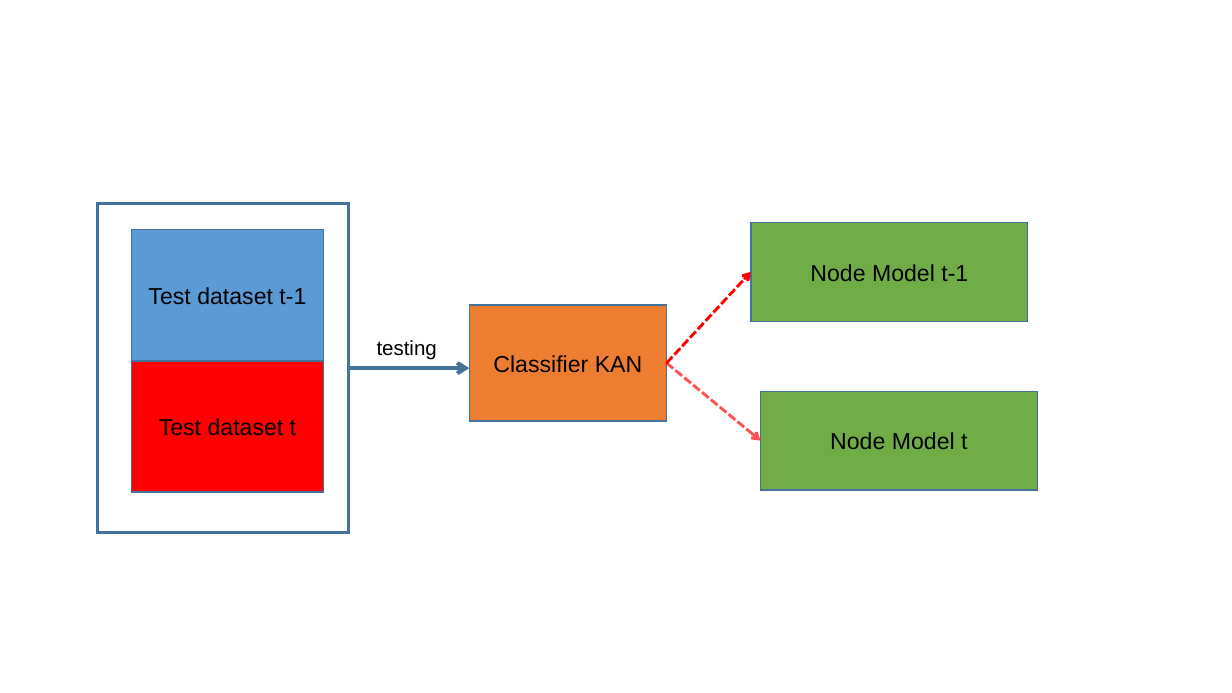
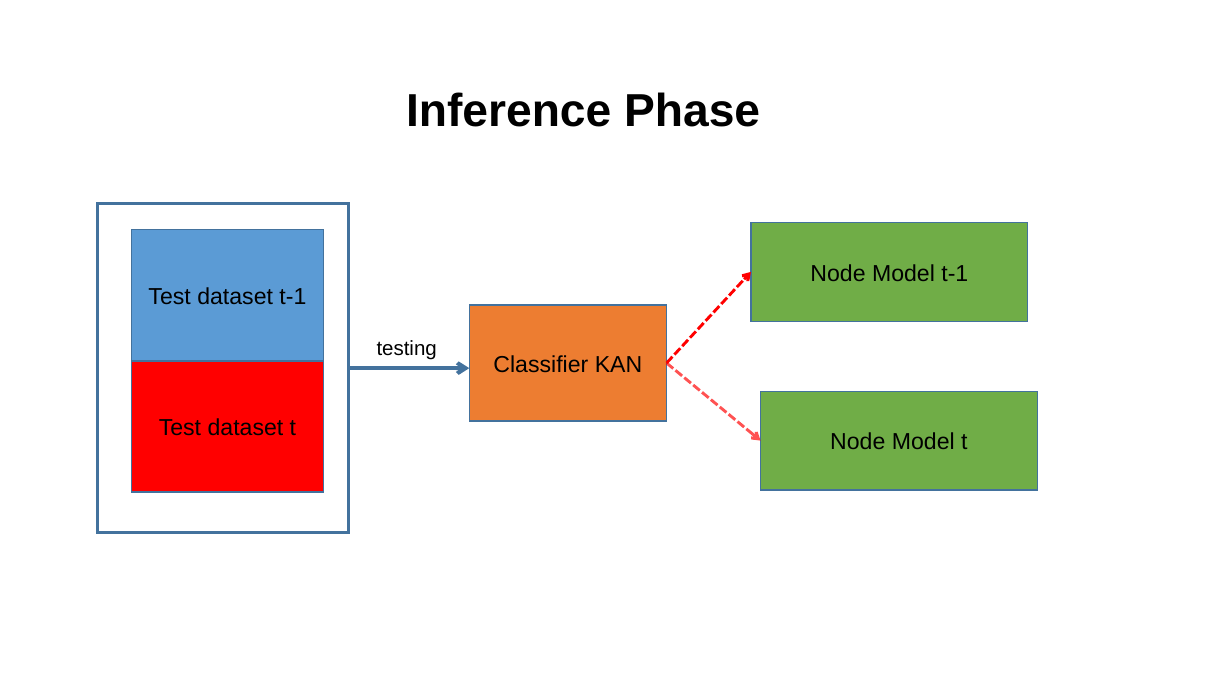
Before and after one commit to HuyOnic/KANFusion-Incremental-Learning, a slide deck: slide 4 of Slide.pptx. Drawn at 1232x693 pixels with LibreOffice and Linux fonts; fonts in the diff are those of the drawing. Boxes give left, top, right and bottom in pixels: in the first picture for what was removed or moved away, otherwise in the second. Text is boxed around its words. In the diff, an @@ line names an element or a change of style, - is before the commit and + after.

```diff
--- a/Slide.pptx
+++ b/Slide.pptx
@@ text added at box(406, 92, 760, 127), 36 pt, text #000000, bold @@
+Inference Phase
```
Also in this commit, not shown: 1 other slide changed, 18 other files.
